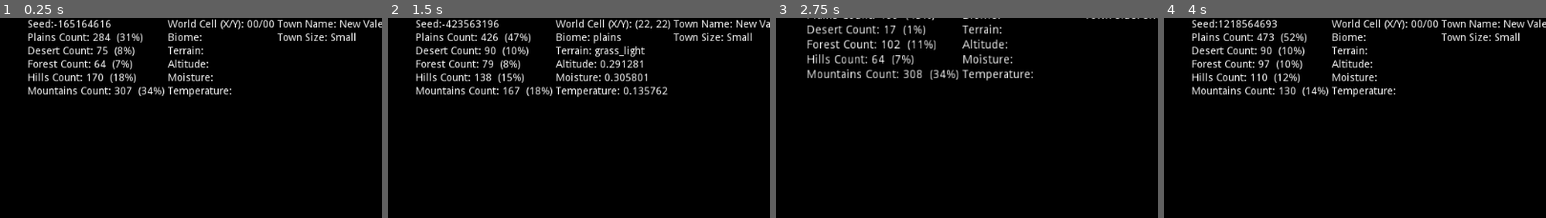
Above: before the commit, frames 1-4 (left to right).
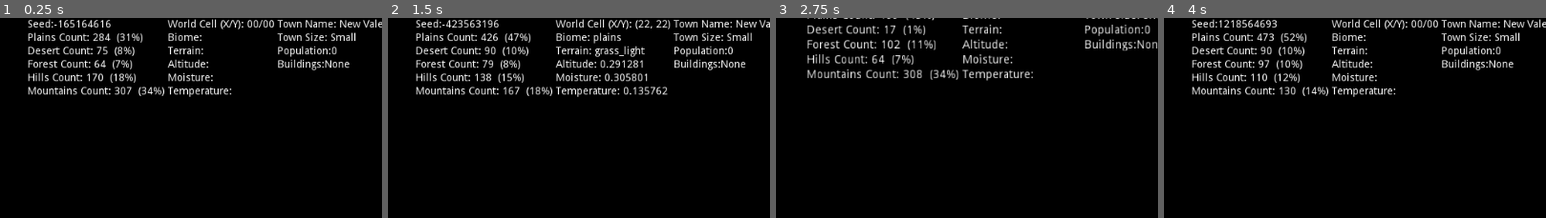
Above: after the commit, the same moments.

Repository: devonps/simple-terrain-gen
Game: Godot game, scene res://WorldGenerator.tscn
The game is run twice, just before and just after one commit, with the same random seed, the same clock (stepped at 60 frames per second) and the same inputs.
Inputs (mouse positions are % of the whole screen's width and height, from its top left):
- Up to frame 1 (0.25 s): no input
- Up to frame 2 (1.5 s): tap Enter (ui_accept) at 0.5, 0.77, 1.25 s; move the mouse to (72, 50) at 0.52 s; hold Mouse wheel up (zoom_in) 0.53-1.25 s; click (72, 50) at 0.67 s; drag from (30, 61) to (45, 78) at 1.27 s
- Up to frame 3 (2.75 s): tap Enter (ui_accept) at 2 s; move the mouse to (60, 31) at 2.02 s; hold Mouse wheel up (zoom_in) from 2.03 s (still down); click (60, 31) at 2.17 s
- Up to frame 4 (4 s): release Mouse wheel up (zoom_in) at 2.75 s; tap Enter (ui_accept) at 2.75, 3.5, 3.77 s; drag from (45, 78) to (20, 39) at 2.77 s; move the mouse to (80, 72) at 3.52 s; hold Mouse wheel up (zoom_in) from 3.53 s (still down); click (80, 72) at 3.67 s
The pictures show only the part of the screen within x 50-100%, y 0-50%; the shares and areas given below are measured in that part.

The runs differ from the first frame. In frame 1, 0.8% of the frame differs, in the area x 72-92%, y 13-27%; in frame 2, 0.8%; in frame 3, 0.9%, in the area x 80-100%, y 3-17%; in frame 4, 0.8%.

Commit message:
Town info printed in debug window

Diff:
--- a/Camera2D.gd
+++ b/Camera2D.gd
@@ -13,6 +13,12 @@
 onready var moistureLabel = get_parent().get_node("debug/HBoxContainer/cell/moistureLabel")
 onready var temperatureLabel = get_parent().get_node("debug/HBoxContainer/cell/temperatureLabel")
 onready var worldData = get_parent().biome
+onready var TownData = get_parent().townDetails
+onready var townNameLabel = get_parent().get_node("debug/HBoxContainer/town/nameLabel")
+onready var townSizeLabel = get_parent().get_node("debug/HBoxContainer/town/sizeLabel")
+onready var townbuildingsLabel = get_parent().get_node("debug/HBoxContainer/town/buildingsLabel")
+onready var townPopulationLabel = get_parent().get_node("debug/HBoxContainer/town/populationLabel")
+
 
 func _input(event):
 
@@ -47,6 +53,28 @@
 		altitudeLabel.text = "Altitude: " + str(altData)
 		moistureLabel.text = "Moisture: "  + str(moistData)
 		temperatureLabel.text = "Temperature: " + str(tempData)
+		_update_town_data()
+
+
+func _update_town_data():
+	var mousePosition = get_cell()
+	for town in TownData:
+		if town == mousePosition:
+			var townName = TownData[town]['name']
+			var townSize = TownData[town]['size']
+			var townPop = TownData[town]['population']
+			var townBuildings = TownData[town]['buildings']
+
+			townNameLabel.text = "Town Name: " + townName
+			townSizeLabel.text = "Town Size: " + townSize
+			townPopulationLabel.text = "Population: " + str(townPop)
+			townbuildingsLabel.text = "Buildings: " + _array_to_string(townBuildings)
+
+func _array_to_string(arr: Array) -> String:
+	var s = ""
+	for i in arr:
+		s += String(i) + " "
+	return s
 
 func _update_world_cell_info():
 	var mousePosition = get_cell()
--- a/WorldGenerator.gd
+++ b/WorldGenerator.gd
@@ -3,6 +3,7 @@
 export var width = 30
 export var height = 30
 export var biome = {}
+export var townDetails = {}
 
 onready var tilemap = $TileMap
 onready var townsMap = $towns
@@ -14,6 +15,8 @@
 onready var mountlabel = $debug/HBoxContainer/Test1/MountainsLabel
 onready var snowlabel = $debug/HBoxContainer/Test1/SnowLabel
 onready var seedlabel = $debug/HBoxContainer/Test1/seedlabel
+onready var townnamelabel = $debug/HBoxContainer/town/nameLabel
+onready var townsizelabel = $debug/HBoxContainer/town/sizeLabel
 
 var temperature = {}
 var moisture = {}
@@ -23,7 +26,6 @@
 var number_towns_too_close = 0
 var max_tiles:float = 900.0
 var worldCells = {}
-var townDetails = {}
 var town_locations = []
 var next_town_id = 0
 
@@ -313,7 +315,7 @@
 						valid_town_location = true
 						town_locations.append(pos)
 						townsMap.set_cellv(pos, large_town_image_id)
-						populate_town("large")
+						populate_town("large", pos)
 
 # town dictionary
 # name: string
@@ -397,12 +399,12 @@
 			found_safe_loc = false
 	return found_safe_loc
 
-func populate_town(size):
+func populate_town(size, pos):
 	var town_name = _generate_town_name(size)
 	var array_of_buildings = _generate_town_buildings(size)
 	var town_population_size = _calculate_town_population(size)
 
-	townDetails[next_town_id] = {"name": town_name, "size": size, "population": town_population_size, "buildings": array_of_buildings}
+	townDetails[pos] = {"id":next_town_id, "name": town_name, "size": size, "population": town_population_size, "buildings": array_of_buildings, "pos":pos}
 
 	next_town_id += 1
 
@@ -436,7 +438,8 @@
 	for building in all_buildings:
 		if building["town_size"] == size:
 			buildings_for_this_town.append(building["display_name"])
-
+			print(building["display_name"])
+	print("Town Size:" + size)
 	return buildings_for_this_town
 
 
@@ -445,11 +448,11 @@
 
 	match size:
 		"small":
-			town_population = rand_range(45, 100)
+			town_population = int(rand_range(45, 100))
 		"medium":
-			town_population = rand_range(60, 150)
+			town_population = int(rand_range(60, 150))
 		"large":
-			town_population = rand_range(100, 200)
+			town_population = int(rand_range(100, 200))
 
 	return town_population
 
@@ -495,6 +498,9 @@
 		snowlabel.visible = true
 		snowlabel.text = _format_coverage_string("Snow", snow_tile_count)
 
+func _update_town_details():
+	townnamelabel.text = "Town Name: New Vale"
+	townsizelabel.text = "Town Size: Small"
 
 func _between(val, start, end):
 	if stepify(start, 0.01) <= val and val < stepify(end, 0.01):
--- a/WorldGenerator.tscn
+++ b/WorldGenerator.tscn
@@ -440,3 +440,15 @@
 margin_right = 142.0
 margin_bottom = 32.0
 text = "Town Size: Small"
+
+[node name="populationLabel" type="Label" parent="debug/HBoxContainer/town"]
+margin_top = 36.0
+margin_right = 142.0
+margin_bottom = 50.0
+text = "Population:0"
+
+[node name="buildingsLabel" type="Label" parent="debug/HBoxContainer/town"]
+margin_top = 54.0
+margin_right = 142.0
+margin_bottom = 68.0
+text = "Buildings:None"
--- a/town_buildings.json
+++ b/town_buildings.json
@@ -1,12 +1,12 @@
 [
 {
-	"town_size": "small",
+	"town_size": "large",
 	"internal_name": "bank",
 	"include_town_name": true,
 	"display_name": "Bank"
 },
 {
-	"town_size": "small",
+	"town_size": "large",
 	"internal_name": "general_house",
 	"include_town_name": false,
 	"display_name": "General House"
